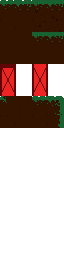
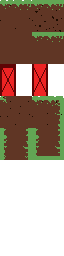
Layers edited between the first and the second 64 x 256 image:
painted on "Ground3" over [0, 32, 32, 64]
painted on "Ground2" (1st of 2) over [14, 32, 64, 128]
painted on "Ground2" (2nd of 2) over [31, 0, 64, 32]
added layer "WallJump2" above "WallJump1" over [32, 128, 64, 160]
added layer "WallJump1" above "PreWall" over [0, 128, 32, 160]
painted on "PreWall" over [0, 96, 32, 128]
painted on "Corner" over [32, 96, 64, 128]
painted on "Ground1" over [0, 0, 32, 32]
